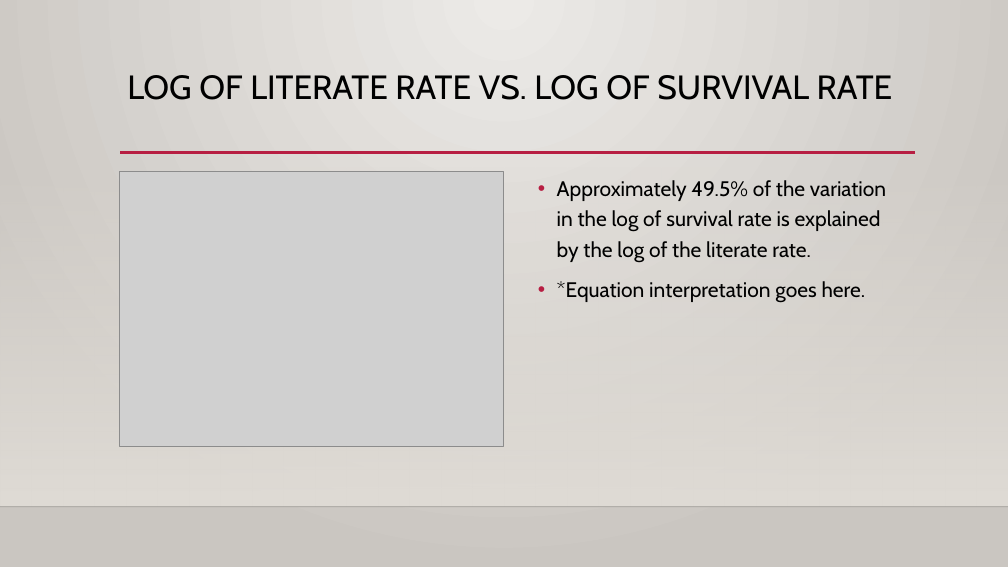
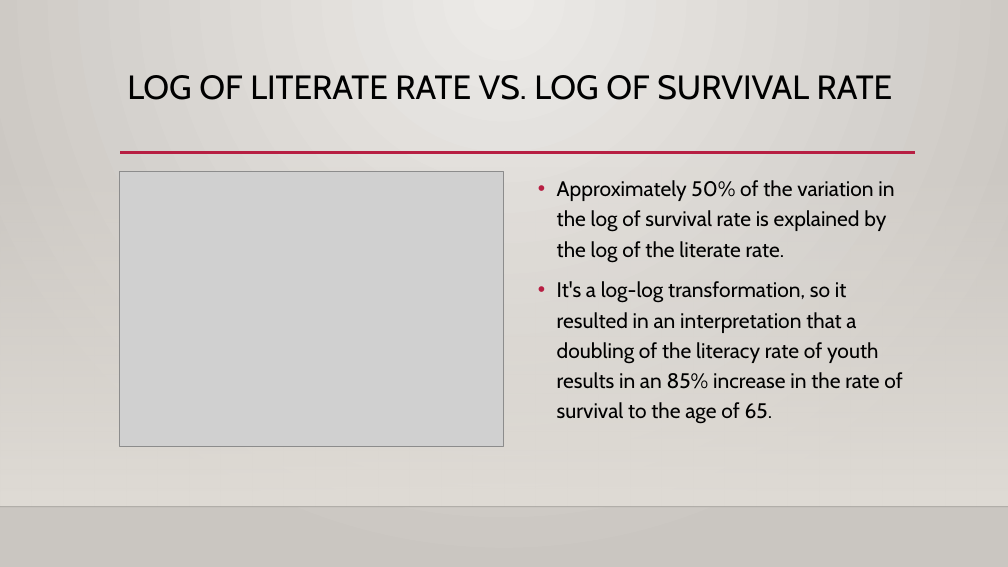
Before and after one commit to daveknockwin/MSDS6306-CS2, a slide deck: slide 10 of Save The Children.pptx. Drawn at 1008x567 pixels with LibreOffice and Linux fonts; fonts in the diff are those of the drawing; grey boxes stand for pictures; background and template pictures are left out. Boxes give left, top, right and bottom in pixels: in the first picture for what was removed or moved away, otherwise in the second. Text is boxed around its words. In the diff, an @@ line names an element or a change of style, - is before the commit and + after.

```diff
--- a/Save The Children.pptx
+++ b/Save The Children.pptx
@@ text at box(557, 180, 902, 424): text changed @@
-• Approximately 49.5% of the variation in the log of survival rate is explained by the log of the literate rate.
-• *Equation interpretation goes here.
+• Approximately 50% of the variation in the log of survival rate is explained by the log of the literate rate.
+• It's a log-log transformation, so it resulted in an interpretation that a doubling of the literacy rate of youth results in an 85% increase in the rate of survival to the age of 65.
```
Also in this commit, not shown: 1 other slide changed.
